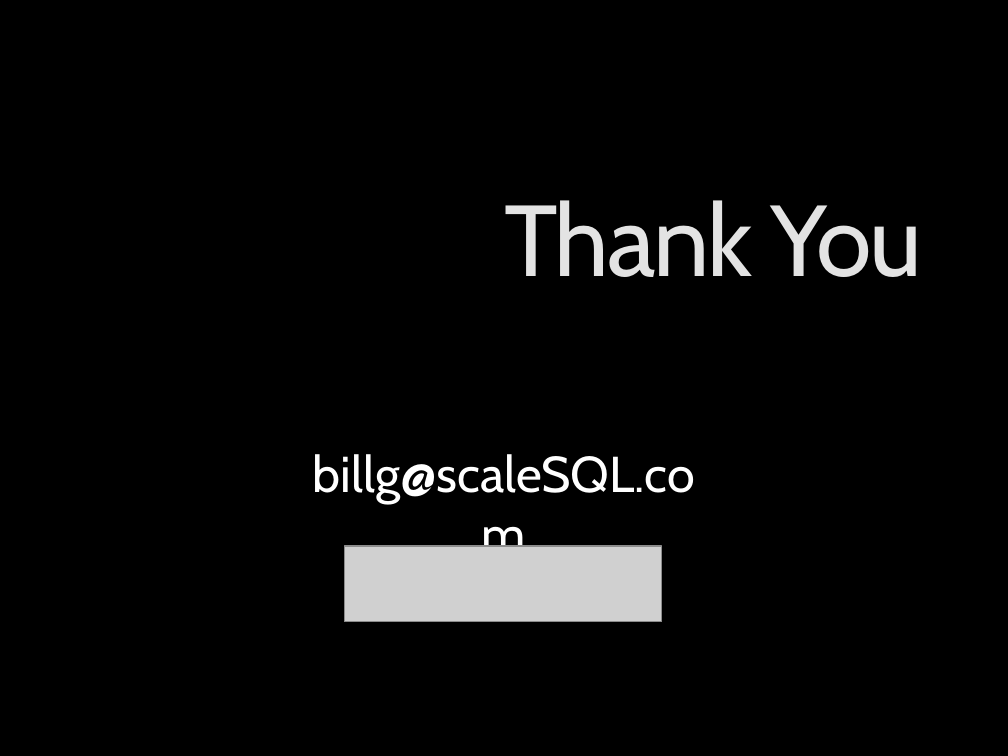
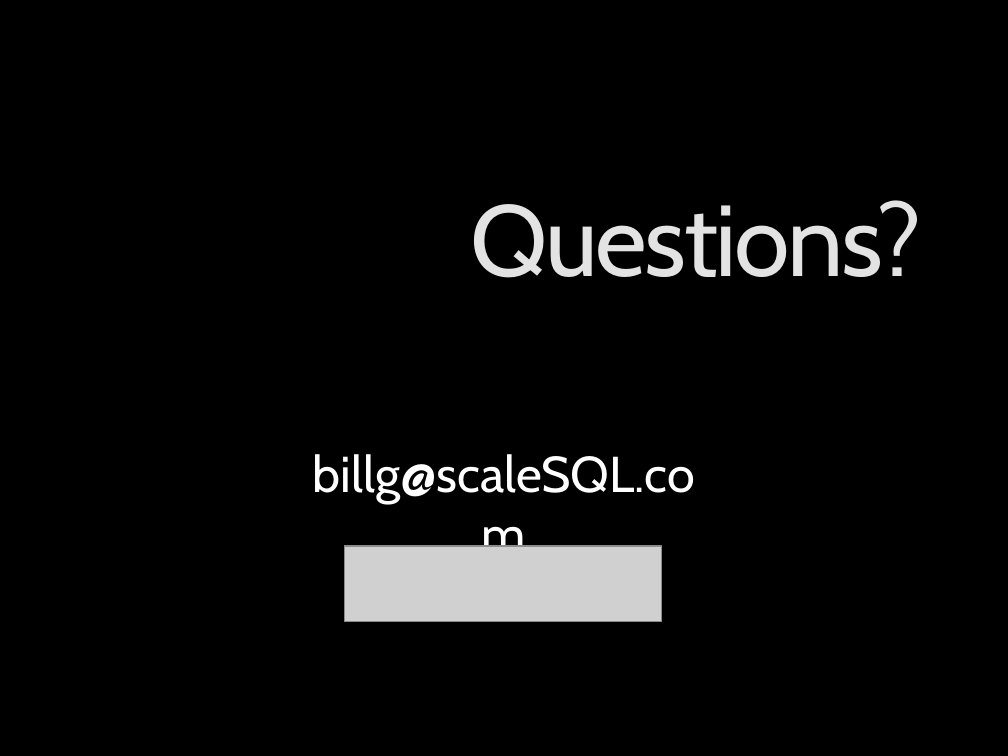
Before and after one commit to billgraziano/kcdc2018, a slide deck: slide 10 of ppt/1. Faster SQL/Faster SQL - KCDC 2018.pptx (slide 12 before the commit). Drawn at 1008x756 pixels with LibreOffice and Linux fonts; fonts in the diff are those of the drawing; grey boxes stand for pictures; background and template pictures are left out. Boxes give left, top, right and bottom in pixels: in the first picture for what was removed or moved away, otherwise in the second. Text is boxed around its words. In the diff, an @@ line names an element or a change of style, - is before the commit and + after.

```diff
--- a/ppt/1. Faster SQL/Faster SQL - KCDC 2018.pptx
+++ b/ppt/1. Faster SQL/Faster SQL - KCDC 2018.pptx
@@ title at (471,200,923,278): text changed @@
-Thank You
+Questions?
```
Also in this commit, not shown: 7 other slides changed, 2 slides removed, 8 other files.
